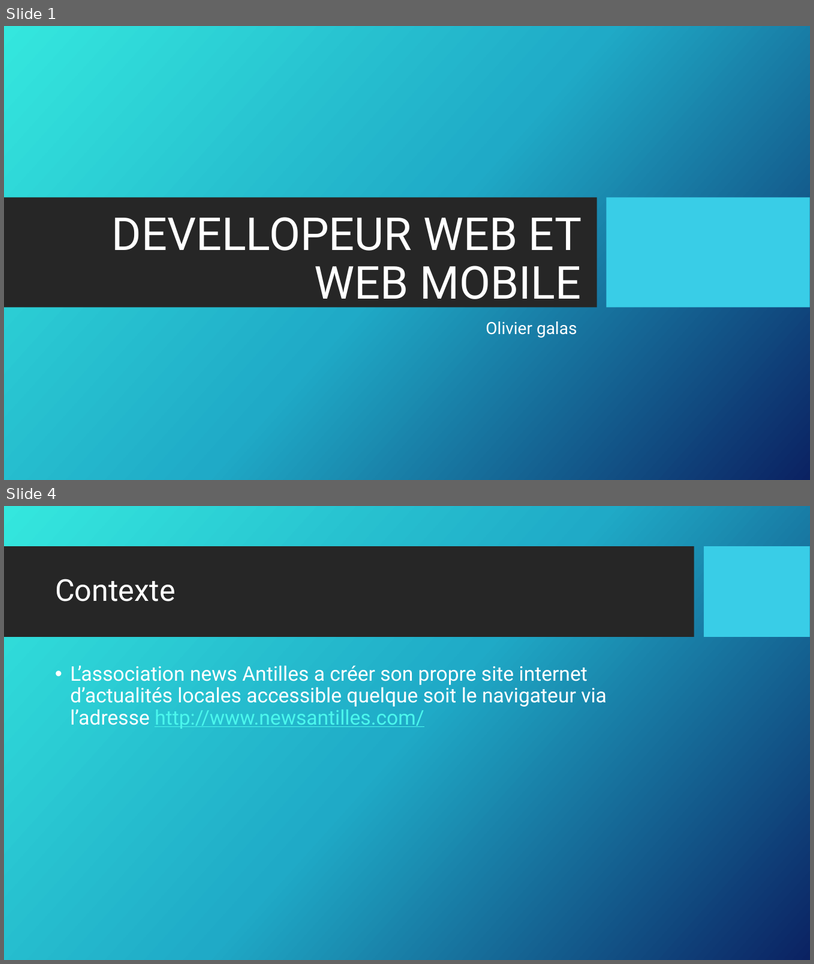
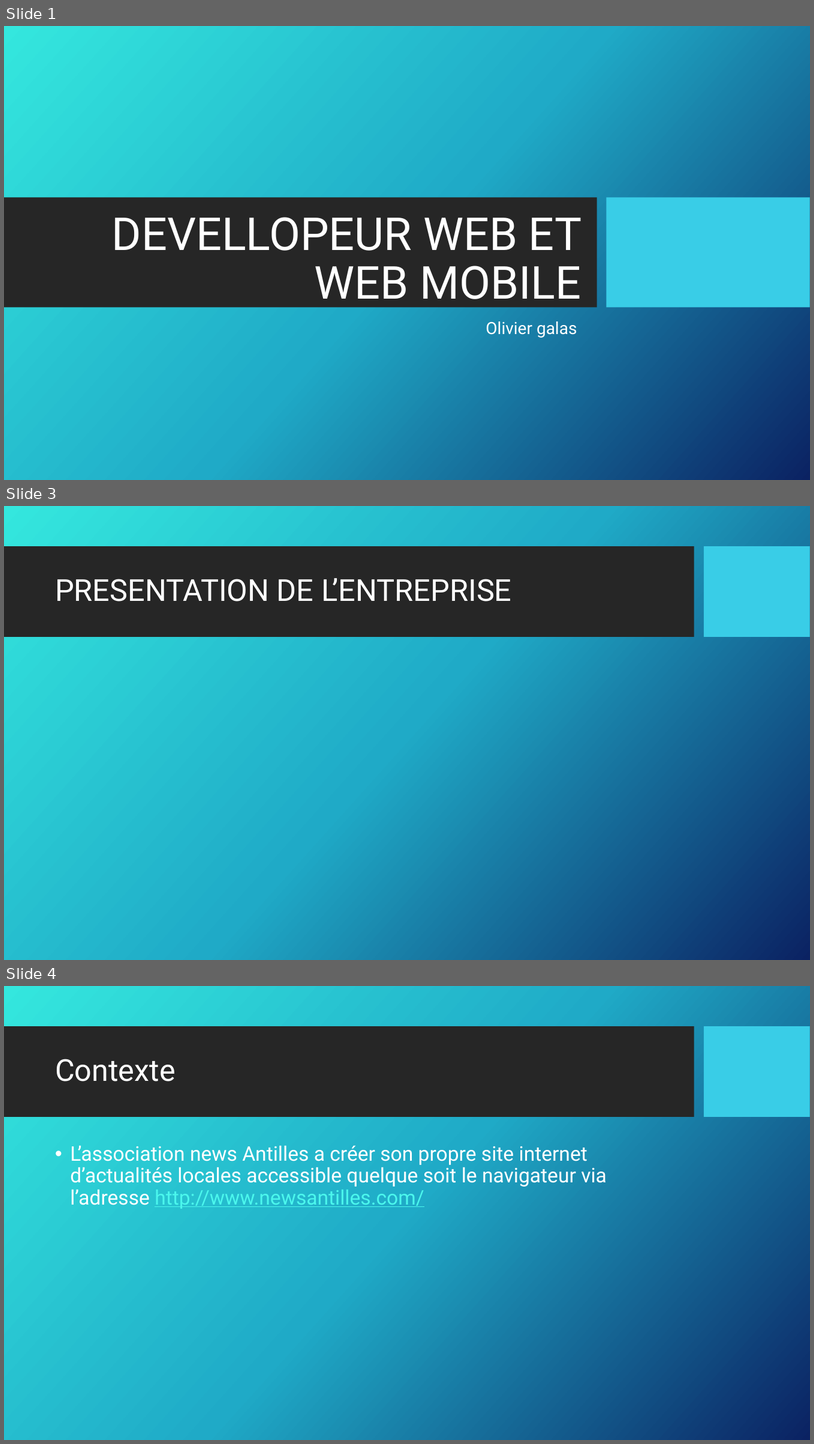
Before and after one commit to Lanagramme/NewsAntilles, a slide deck: DEVELLOPEUR WEB ET WEB MOBILE.pptx. Shown one above the other, each under a label of ours: slides 1 and 4 before the commit, slides 1, 3 and 4 after it; the slides between them are not shown. The pictures are 814x964 and 814x1444 pixels, drawn with LibreOffice and Linux fonts; fonts in the diff are those of the drawing; background and template pictures are left out. Boxes give left, top, right and bottom in pixels: in the first picture for what was removed or moved away, otherwise in the second. Text is boxed around its words. In the diff, an @@ line names an element or a change of style, - is before the commit and + after.

```diff
--- a/DEVELLOPEUR WEB ET WEB MOBILE.pptx
+++ b/DEVELLOPEUR WEB ET WEB MOBILE.pptx
@@ slide 3 added at <box>4,506,810,960</box>, background picture (left out); not listed: 2 template elements that a slide beside it also shows @@
@@ title added at <box>55,578,512,601</box>, 36 pt, text #FFFFFF @@
+PRESENTATION DE L’ENTREPRISE
```
Also in this commit, not shown: 6 slides changed, 15 other slides added, 2 slides removed.
